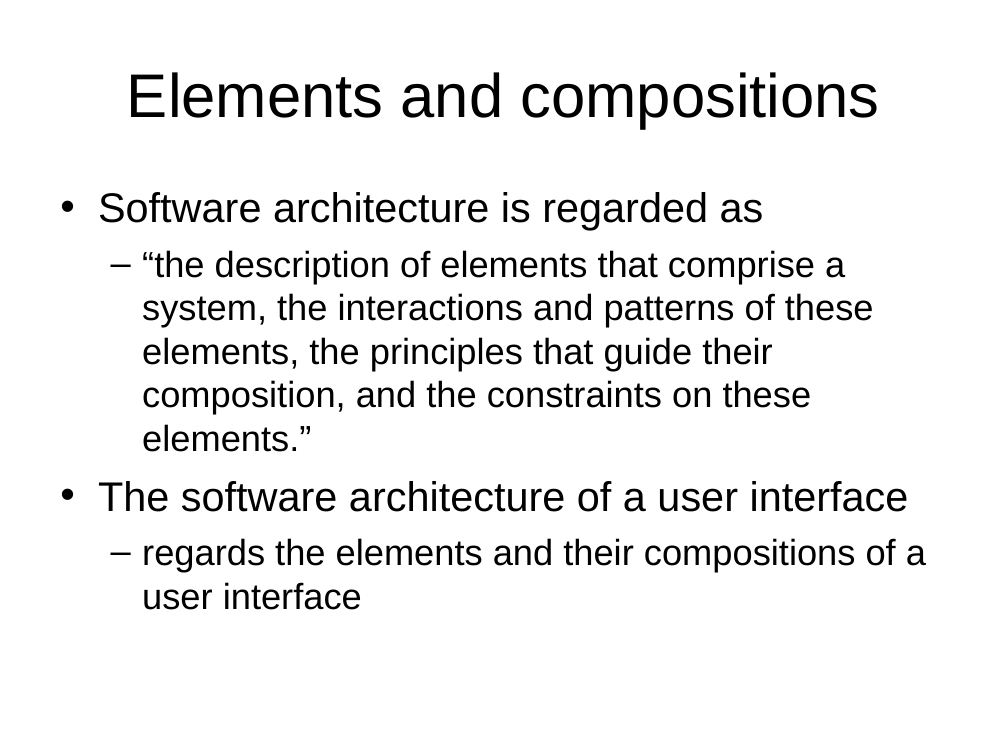
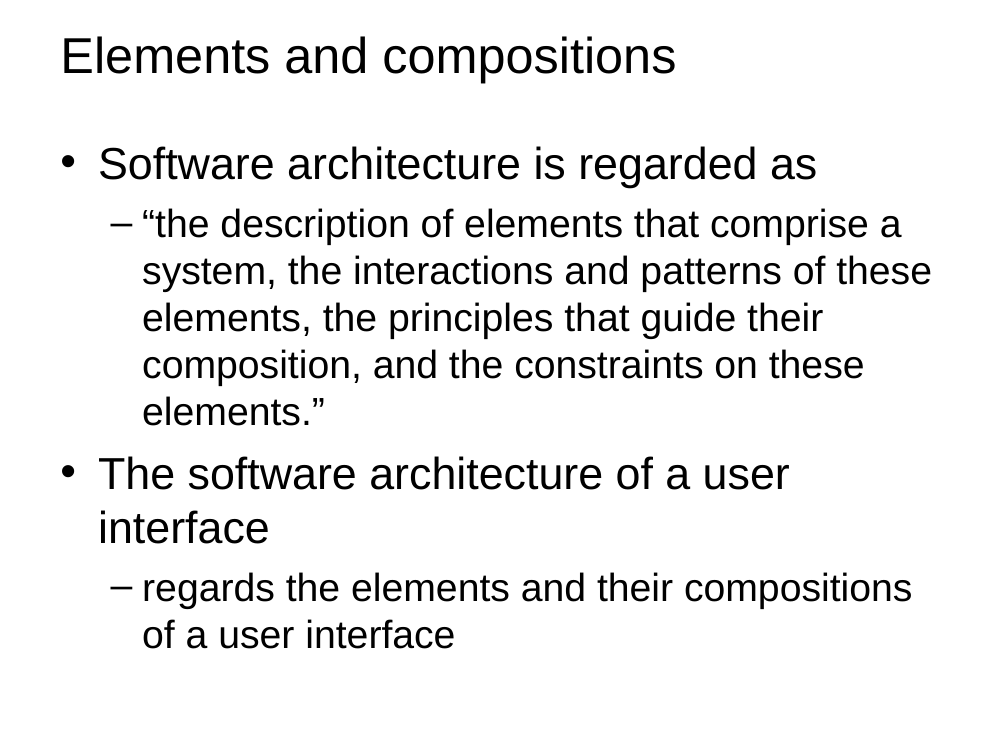
Before and after one commit to anh1901/SE1406_SWD391_Team7_PetCare_ProductDescription, a slide deck: slide 27 of Submission/SWD391_FPTSlide__ArchitectureOfUserInterface.ppt. Drawn at 1008x756 pixels with LibreOffice and Linux fonts; fonts in the diff are those of the drawing; background and template pictures are left out. Boxes give left, top, right and bottom in pixels: in the first picture for what was removed or moved away, otherwise in the second. Text is boxed around its words. In the diff, an @@ line names an element or a change of style, - is before the commit and + after.

```diff
--- a/Submission/SWD391_FPTSlide__ArchitectureOfUserInterface.ppt
+++ b/Submission/SWD391_FPTSlide__ArchitectureOfUserInterface.ppt
@@ title "Elements and compositions": place and size @@
-title "Elements and compositions" at (127, 72, 879, 129)
+title "Elements and compositions" at (60, 36, 676, 83)
@@ title "Elements and compositions" at (60, 36, 676, 83): size 44 to 36 pt; alignment centre to left @@
@@ text "Software architecture is regarded as": place and size @@
-text "Software architecture is regarded as" at (98, 192, 926, 610)
+text "Software architecture is regarded as" at (98, 146, 932, 649)
@@ text "Software architecture is regarded as" at (98, 146, 932, 649): size 29.6 to 32 pt in "Software architecture is regarded as", "The software architecture of a user interface"; size 25.9 to 28 pt in "“the description of elements that comprise a ...", "regards the elements and their compositions of ..." @@
```
Also in this commit, not shown: 38 other slides changed.
